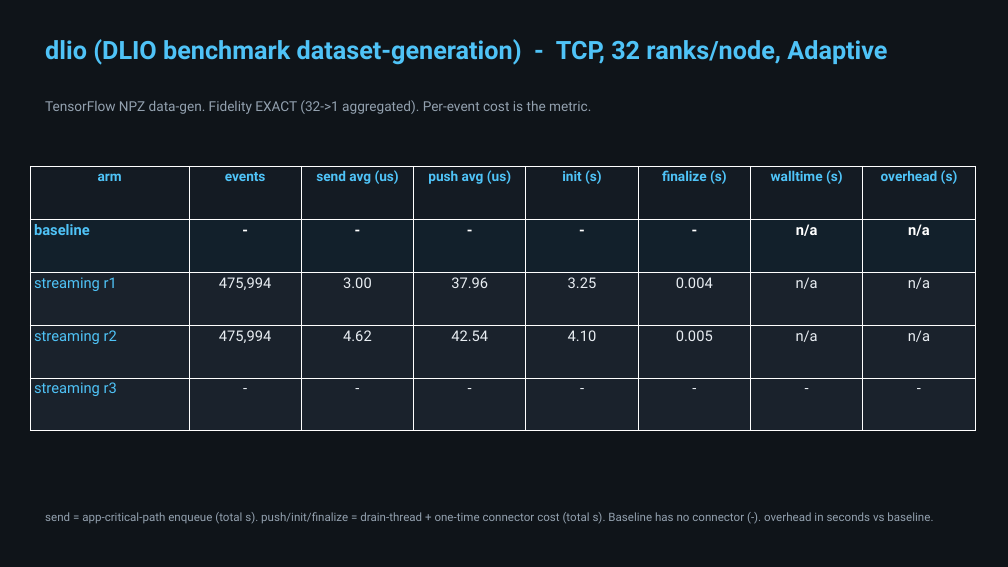
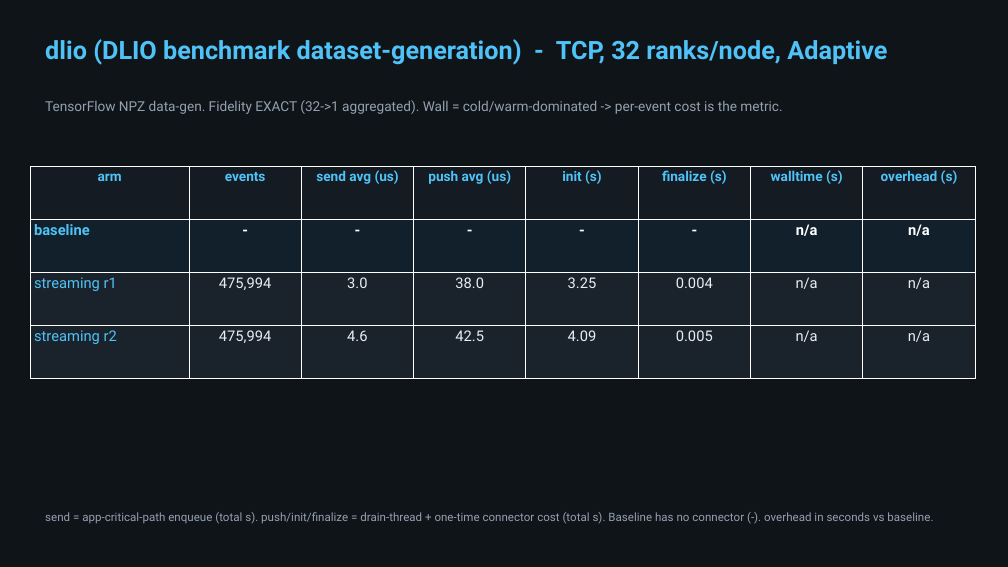
Before and after one commit to hariteja-jajula/darshan-mofka, a slide deck: slide 6 of deliverables/paper_overhead_tables.pptx. Drawn at 1008x567 pixels with LibreOffice and Linux fonts; fonts in the diff are those of the drawing. Boxes give left, top, right and bottom in pixels: in the first picture for what was removed or moved away, otherwise in the second. Text is boxed around its words. In the diff, an @@ line names an element or a change of style, - is before the commit and + after.

Commit message:
deliverables: final overhead tables (mpi3 paced wall) + pydarshan native/streamed HTML
- paper_overhead_tables.pptx: 5 workload slides, 4-row x 7-col (arm, events, send avg us,
  push avg us, init, finalize, walltime, overhead). MPI uses the paced PAPER_mpi3 run
  (valid ~600s wall); DLIO wall is cold/warm-dominated so per-event is the metric.
- deliverables/pydarshan_html/: native + streamed pydarshan reports. CXI workloads
  (io_bench, io_bench_py, python-ml) have BOTH; mpi/dlio have native only (streamed
  reconstructed logs have no HEATMAP module -> pydarshan can't render the heatmap panel).
- results/MPI_DLIO_DATA_STATUS.md: which 2-node runs have valid data + why dlio wall is noisy.

```diff
--- a/deliverables/paper_overhead_tables.pptx
+++ b/deliverables/paper_overhead_tables.pptx
@@ text at <box>45,100,782,114</box>: text changed @@
-TensorFlow NPZ data-gen. Fidelity EXACT (32->1 aggregated). Per-event cost is the metric.
+TensorFlow NPZ data-gen. Fidelity EXACT (32->1 aggregated). Wall = cold/warm-dominated -> per-event cost is the metric.
@@ table at <box>30,166,978,378</box> @@
-row 3: streaming r1 | 475,994 | 3.00 | 37.96 | 3.25 | 0.004 | n/a | n/a
-row 4: streaming r2 | 475,994 | 4.62 | 42.54 | 4.10 | 0.005 | n/a | n/a
-row 5: streaming r3 | - | - | - | - | - | - | -
+row 3: streaming r1 | 475,994 | 3.0 | 38.0 | 3.25 | 0.004 | n/a | n/a
+row 4: streaming r2 | 475,994 | 4.6 | 42.5 | 4.09 | 0.005 | n/a | n/a
```
Also in this commit, not shown: 1 other slide changed, 12 other files.
